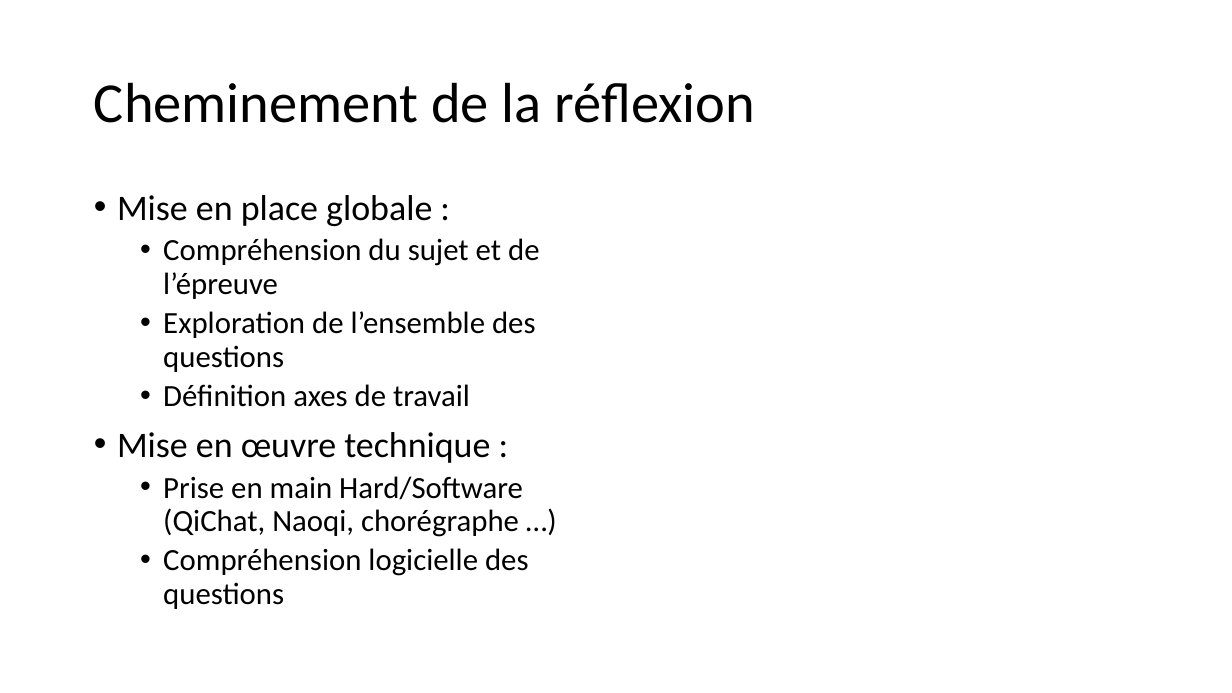
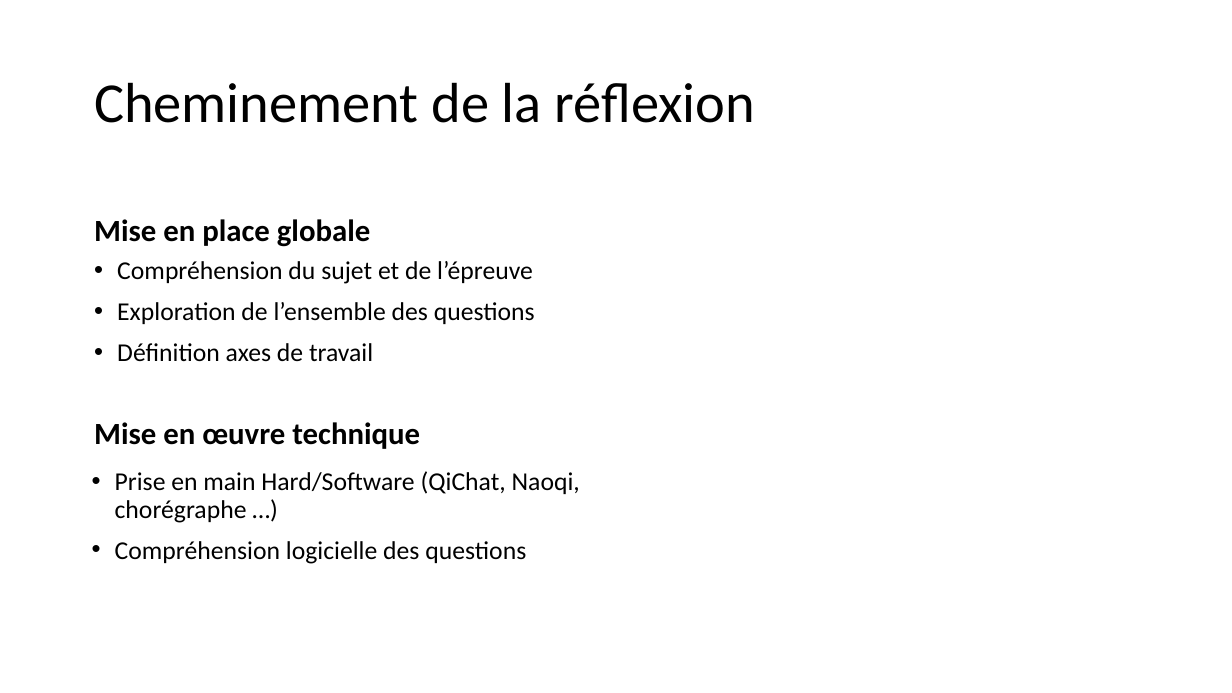
Before and after one commit to PorteAntoine/IHM_PEPPER_CPE2017, a slide deck: slide 5 of Rapport/Diapo_ihm_pepper.pptx. Drawn at 1232x693 pixels with LibreOffice and Linux fonts; fonts in the diff are those of the drawing; background and template pictures are left out. Boxes give left, top, right and bottom in pixels: in the first picture for what was removed or moved away, otherwise in the second. Text is boxed around its words. In the diff, an @@ line names an element or a change of style, - is before the commit and + after.

```diff
--- a/Rapport/Diapo_ihm_pepper.pptx
+++ b/Rapport/Diapo_ihm_pepper.pptx
@@ text "Mise en place globale" at box(94, 219, 370, 247): vertical alignment top to bottom @@
@@ text at box(94, 219, 370, 247): text changed; bold on @@
-• Mise en place globale :
-  • Compréhension du sujet et de l’épreuve
-  • Exploration de l’ensemble des questions
-  • Définition axes de travail
-• Mise en œuvre technique :
-  • Prise en main Hard/Software (QiChat, Naoqi, chorégraphe …)
-  • Compréhension logicielle des questions
+Mise en place globale
@@ text added at box(117, 261, 535, 362), 20 pt, text #000000 @@
+• Compréhension du sujet et de l’épreuve
+• Exploration de l’ensemble des questions
+• Définition axes de travail
@@ text added at box(94, 422, 420, 449), 24 pt, text #000000, bold @@
+Mise en œuvre technique
@@ text added at box(115, 471, 580, 564), 20 pt, text #000000 @@
+• Prise en main Hard/Software (QiChat, Naoqi, chorégraphe …)
+• Compréhension logicielle des questions
```
Also in this commit, not shown: 9 other slides changed, 3 slides added, 1 slide removed.
